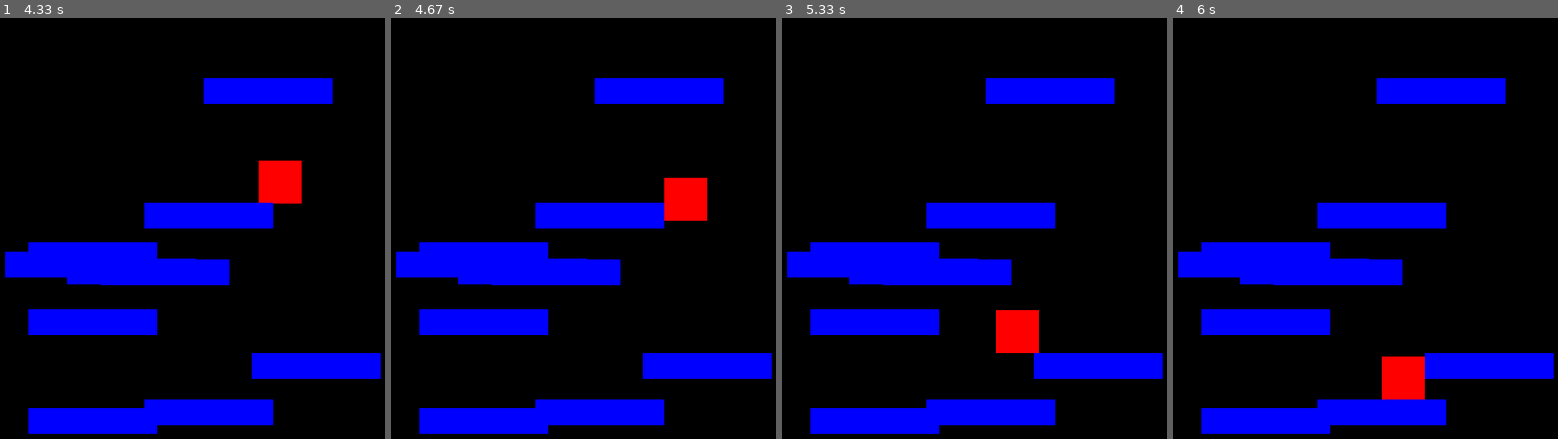
Above: before the commit, frames 1-4 (left to right).
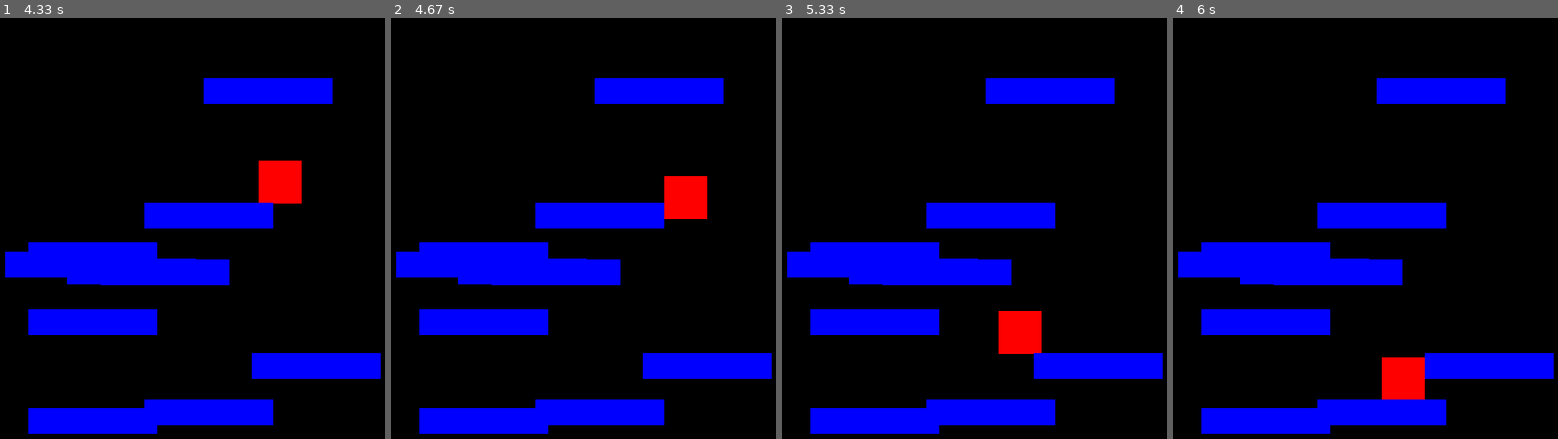
Above: after the commit, the same moments.

Repository: acf-code/Pygame_Tutorial
Game: pygame game, started from Coach Training/class4code.py
Same seed, same stepped clock (60 frames per second), same inputs: the game is played once before the commit and once after it.
Inputs:
- Up to frame 1 (4.33 s): hold Right 0.33-0.8 s; hold Right 0.83-1.3 s; hold Left 1.33-1.87 s; hold Left 1.9-2.3 s; hold Right 2.33-2.97 s; hold Left 3-3.47 s; hold Right 3.5-3.97 s; hold Right from 4 s (still down)
- Up to frame 2 (4.67 s): release Right at 4.47 s; hold Left from 4.5 s (still down)
- Up to frame 3 (5.33 s): release Left at 5.03 s; hold Left from 5.07 s (still down)
- Up to frame 4 (6 s): release Left at 5.47 s; hold Right from 5.5 s (still down)

Frame 1 is identical in both runs. In frame 2, less than 0.1% of the frame differs, in the area x 70-83%, y 37-49%; in frame 3, 0.2%, in the area x 55-68%, y 69-80%; in frame 4, less than 0.1%.

Commit message:
added platforming code

Diff:
--- a/Coach Training/class4code.py
+++ b/Coach Training/class4code.py
@@ -63,8 +63,10 @@
     for p in platforms:
         #if the change in y will hit the platform, change dy to be the distance from the bottom of player and top of platform
         #change v_y to be zero
-        if p.colliderect(pygame.Rect(rect1.x,rect1.y + dy,rect1.w,rect1.h)):
+        if p.colliderect(pygame.Rect(rect1.x,rect1.y + dy,rect1.w,rect1.h)) and dy > 0:
             dy = p.top - rect1.bottom
+            if dy < 0:
+                dy = 0
             velocity[1] = 0
         #if the change in x will hit the platform and player is moving to the left, change dx to be the distance from the left of player and right of platform
         #change dx to be zero
@@ -76,6 +78,8 @@
         elif p.colliderect(pygame.Rect(rect1.x + dx, rect1.y, rect1.w, rect1.h)) and dx > 0:
             dx = p.left - rect1.right
             velocity[0] = 0
+
+    for p in platforms:
         pygame.draw.rect(screen,[0,0,255],p)
 
 
--- /dev/null
+++ b/izzy_test/platforming.py
@@ -0,0 +1,88 @@
+#Code for platforming
+import pygame
+from pygame import Vector2
+from random import randint
+
+pygame.init()
+
+#game_setup code
+size = [500,500]
+screen = pygame.display.set_mode(size)
+clock = pygame.time.Clock()
+fps = 60
+keys = []
+
+#Set up player
+playerRect = pygame.Rect(0,0,50,50)
+playerRect.center = [size[0]/2,0]
+speed = 3
+velocity = Vector2(0,0)
+gravity = 10
+colliding = False
+playerColor = [0,255,0]
+
+#adding platforms
+platforms = []
+for i in range(3):
+    platforms.append(pygame.Rect(randint(0,size[0]-150),randint(0,size[1]-30),150,30))
+
+def process_input():
+    global keys
+    events = pygame.event.get()
+    for event in events:
+        if event.type == pygame.QUIT:
+            pygame.quit()
+        elif event.type == pygame.KEYDOWN:
+            if event.key == pygame.K_SPACE:
+                velocity[1] = -speed
+    keys = pygame.key.get_pressed()
+
+def move_player_based_on_input():
+    global velocity, keys
+    velocity[0] = 0
+    velocity[1] += gravity*tick
+    if keys[pygame.K_RIGHT] or keys[pygame.K_d]:
+        velocity[0] = speed
+    if keys[pygame.K_LEFT] or keys[pygame.K_a]:
+        velocity[0] = -speed
+
+def handle_player_collision_detection():
+    global playerRect, playerColor, velocity
+    #collision code for bottom of the screen
+    if playerRect.bottom + velocity[1] >= size[1]:
+        dy = size[1] - playerRect.bottom
+        velocity[1] = 0
+    else:
+        dy = velocity[1]
+    dx = velocity[0]
+    playerColor = [0,255,0]
+    #collision code with platorms
+    oldx = playerRect.centerx
+    oldy = playerRect.centery
+    #update the player position with dx and dy
+    playerRect.centerx += dx
+    playerRect.centery += dy
+    #process collisions
+    for p in platforms:
+        if p.colliderect(playerRect):
+            playerColor = [255,0,0]
+            #push_out_rect(playerRect, p)
+            playerRect.centerx = oldx
+            playerRect.centery = oldy
+            velocity[0] = velocity[1] = 0
+
+def draw_game():
+    screen.fill([0,0,0])
+    pygame.draw.rect(screen,playerColor,playerRect)
+    for p in platforms:
+        pygame.draw.rect(screen,[0,0,255],p)
+    pygame.display.update()
+
+#main loop
+while True:
+    tick = clock.get_time()/1000
+    process_input()
+    move_player_based_on_input()
+    handle_player_collision_detection()
+    draw_game()
+    clock.tick(fps)
--- /dev/null
+++ b/izzy_test/rect_collision.py
@@ -0,0 +1,71 @@
+import pygame
+
+pygame.init()
+
+#game_setup code
+
+size = [500,500]
+screen = pygame.display.set_mode(size)
+clock = pygame.time.Clock()
+fps = 60
+
+rect1 = pygame.Rect(0,0,50,50)
+rect1.center = [size[0]/2,size[1]/2]
+RED = [255,0,0]
+GREEN = [0,255,0]
+collided = False
+speed = 3
+dx = 0
+dy = 0
+
+#gameloop code
+while True:
+    mouse_pos = pygame.mouse.get_pos()
+    events = pygame.event.get()
+    for event in events:
+        if event.type == pygame.QUIT:
+            pygame.quit()
+        if event.type == pygame.KEYDOWN:
+            if event.key == pygame.K_RIGHT:
+                dx = speed
+            if event.key == pygame.K_LEFT:
+                dx = -speed
+            if event.key == pygame.K_UP:
+                dy = -speed
+            if event.key == pygame.K_DOWN:
+                dy = speed
+        if event.type == pygame.KEYUP:
+            dx = 0
+            dy = 0
+
+
+    if rect1.left - dx < 0 and dx < 0:
+        dx = 0
+        rect1.left = 0
+    if rect1.right + dx > size[0] and dx > 0:
+        dx = 0
+        rect1.right = size[0]
+    if rect1.top - dy < 0 and dy < 0:
+        dy = 0
+        rect1.top = 0
+    if rect1.bottom + dy > size[1] and dy > 0:
+        dy = 0
+        rect1.bottom = size[1]
+
+    rect1.centerx += dx
+    rect1.centery += dy
+    print(dx)
+
+    screen.fill([255,255,255])
+    if rect1.collidepoint(mouse_pos):
+        collided = True
+    else:
+        collided = False
+
+    if collided:
+        color = RED
+    else:
+        color = GREEN
+    pygame.draw.rect(screen,GREEN,rect1)
+    pygame.display.update()
+    clock.tick(fps)
